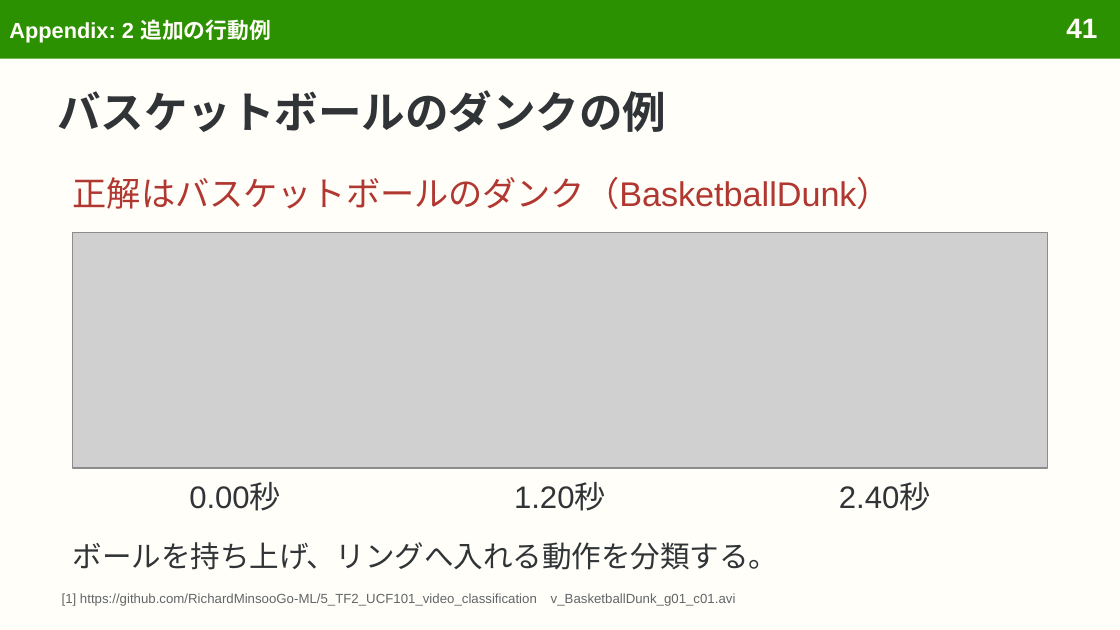
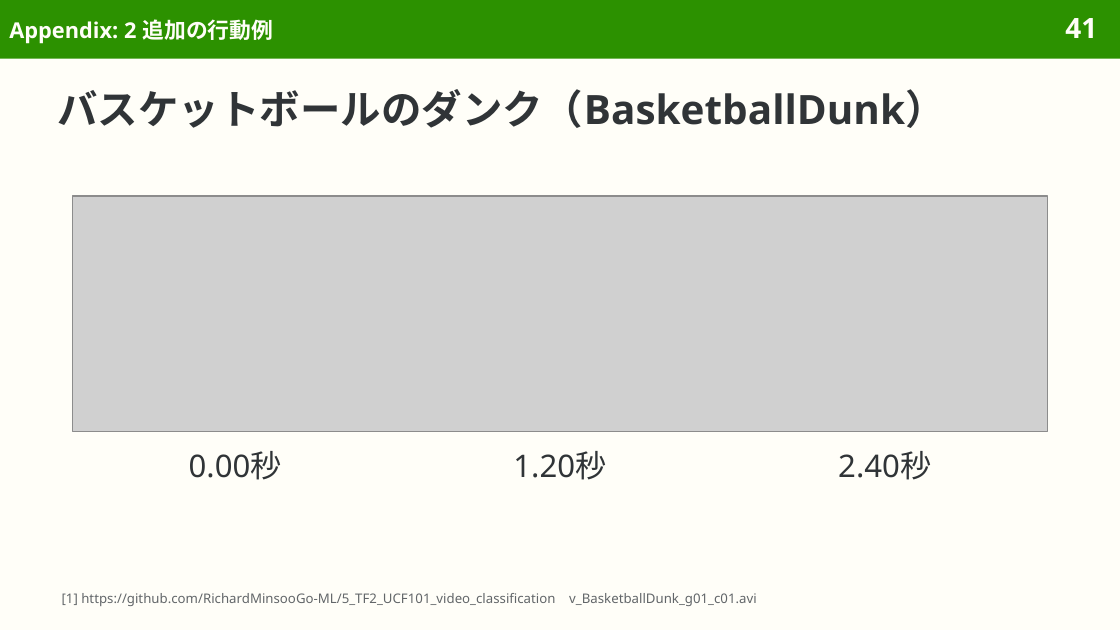
Before and after one commit to sasakiy84/datasets-in-10-minutes, a slide deck: slide 41 of slides/datasets-in-10-minutes-ucf101.pptx. Drawn at 1120x630 pixels with LibreOffice and Linux fonts; fonts in the diff are those of the drawing; grey boxes stand for pictures. Boxes give left, top, right and bottom in pixels: in the first picture for what was removed or moved away, otherwise in the second. Text is boxed around its words. In the diff, an @@ line names an element or a change of style, - is before the commit and + after.

```diff
--- a/slides/datasets-in-10-minutes-ucf101.pptx
+++ b/slides/datasets-in-10-minutes-ucf101.pptx
@@ font Arial to Noto Sans in 6 elements at bbox=[9, 19, 273, 44], bbox=[62, 593, 757, 606], bbox=[189, 451, 282, 480], bbox=[513, 451, 606, 480], bbox=[838, 451, 931, 480], bbox=[1065, 18, 1097, 38] @@
@@ title at bbox=[57, 89, 946, 128]: text changed; size 28 to 26 pt; font Arial to Noto Sans @@
-バスケットボールのダンクの例
+バスケットボールのダンク（BasketballDunk）
@@ text removed at bbox=[73, 177, 891, 209] @@
-正解はバスケットボールのダンク（BasketballDunk）
@@ picture: place and size @@
-picture at bbox=[73, 233, 1047, 468]
+picture at bbox=[73, 196, 1047, 431]
@@ 3 texts: place and size @@
-3 texts at bbox=[189, 483, 931, 511]
+3 texts at bbox=[189, 451, 931, 480]
@@ text removed at bbox=[73, 542, 779, 570] @@
-ボールを持ち上げ、リングへ入れる動作を分類する。
```
Also in this commit, not shown: 63 other slides changed, 1 slide removed, 10 other files.
